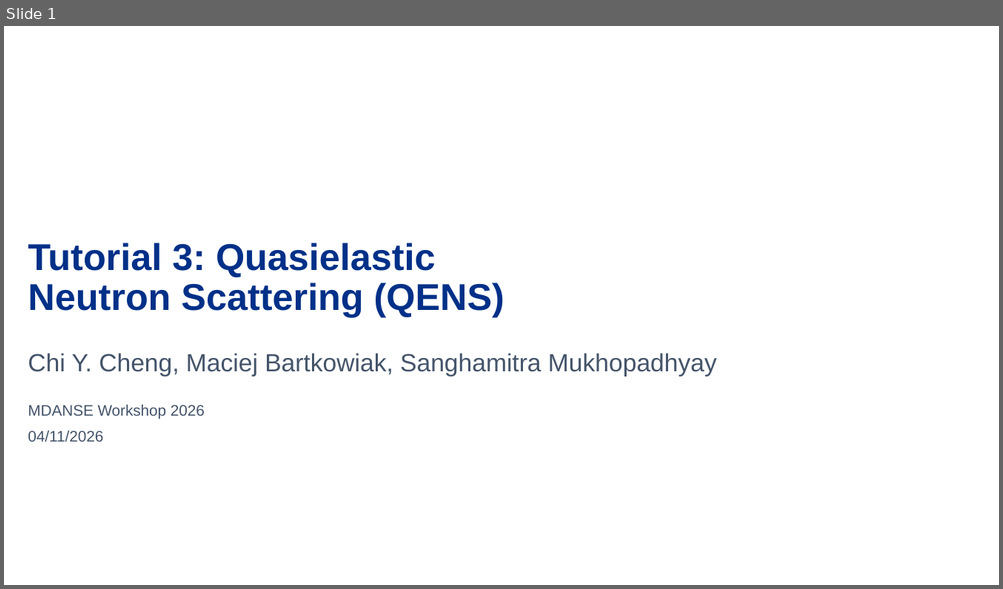
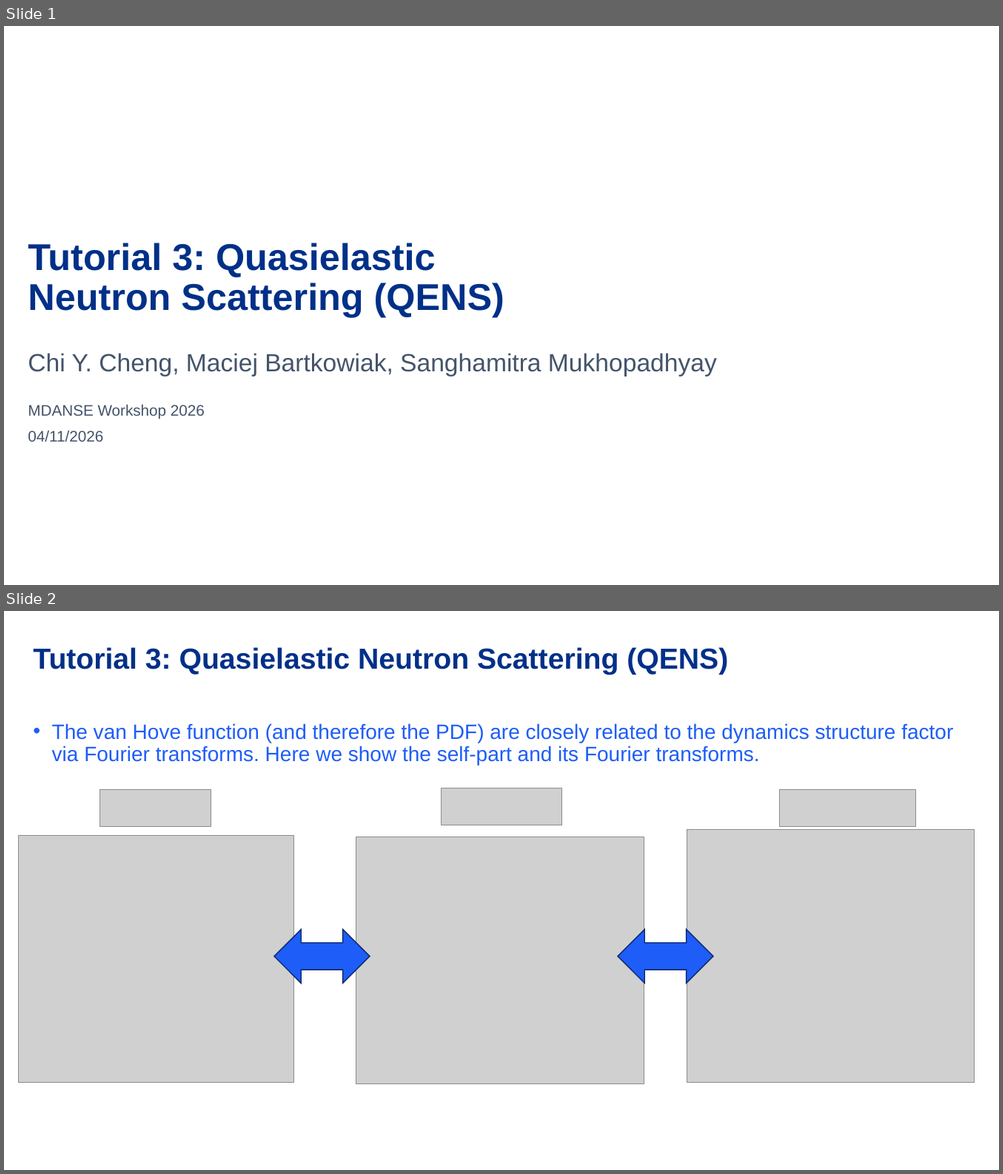
Before and after one commit to MDANSE2026/workshop, a slide deck: Data/MDANSE/MDANSE_neutrons_tutorial/tutorial_QENS/tutorial_qens_slides.pptx. Shown one above the other, each under a label of ours: slide 1 before the commit, slides 1 and 2 after it. The pictures are 1003x589 and 1003x1174 pixels, drawn with LibreOffice and Linux fonts; fonts in the diff are those of the drawing; grey boxes stand for pictures; background and template pictures are left out. Boxes give left, top, right and bottom in pixels: in the first picture for what was removed or moved away, otherwise in the second. Text is boxed around its words. In the diff, an @@ line names an element or a change of style, - is before the commit and + after.

Commit message:
update qens tutorial slides

```diff
--- a/Data/MDANSE/MDANSE_neutrons_tutorial/tutorial_QENS/tutorial_qens_slides.pptx
+++ b/Data/MDANSE/MDANSE_neutrons_tutorial/tutorial_QENS/tutorial_qens_slides.pptx
@@ slide 2 added at <box>4,611,999,1170</box>, background picture (left out) @@
@@ title added at <box>33,647,728,675</box>, 28 pt, text #003088, bold @@
+Tutorial 3: Quasielastic Neutron Scattering (QENS)
@@ text added at <box>52,723,953,765</box>, 20 pt, text #1E5DF8 @@
+• The van Hove function (and therefore the PDF) are closely related to the dynamics structure factor via Fourier transforms. Here we show the self-part and its Fourier transforms.
@@ picture added at <box>441,788,562,825</box> @@
@@ picture added at <box>100,790,210,827</box> @@
@@ picture added at <box>780,790,916,827</box> @@
@@ picture added at <box>687,829,974,1082</box> @@
@@ picture added at <box>18,835,293,1083</box> @@
@@ picture added at <box>356,837,644,1084</box> @@
@@ left right arrow added at <box>274,930,370,983</box>, fill #1E5DF8, outline #0D296D 1 pt @@
@@ left right arrow added at <box>617,930,713,983</box>, fill #1E5DF8, outline #0D296D 1 pt @@
```
Also in this commit, not shown: 1 slide changed, 3 other slides added, 1 other file.
